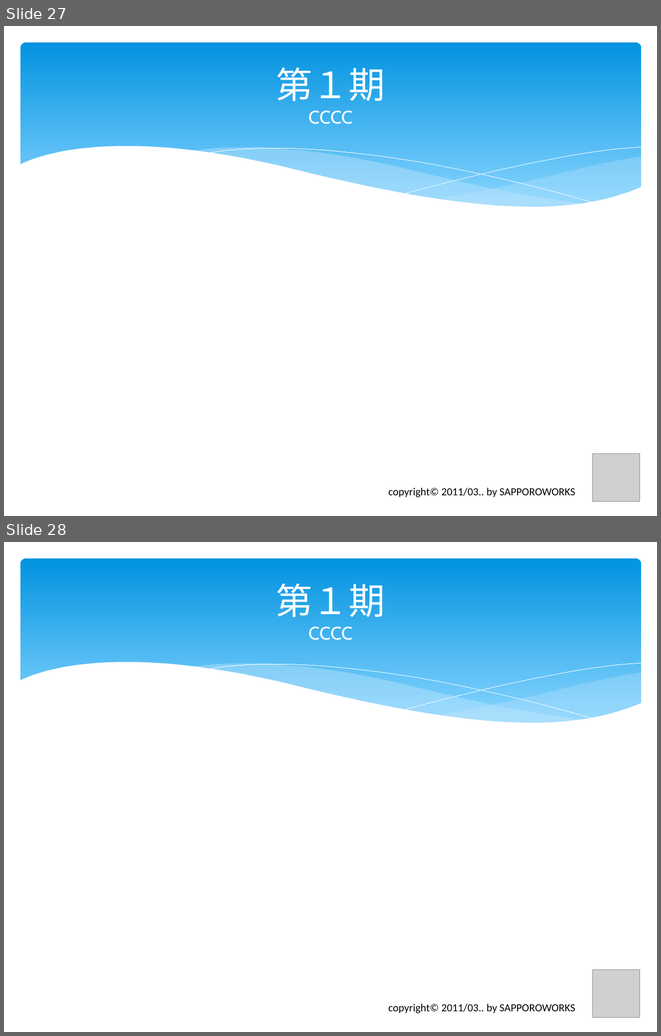
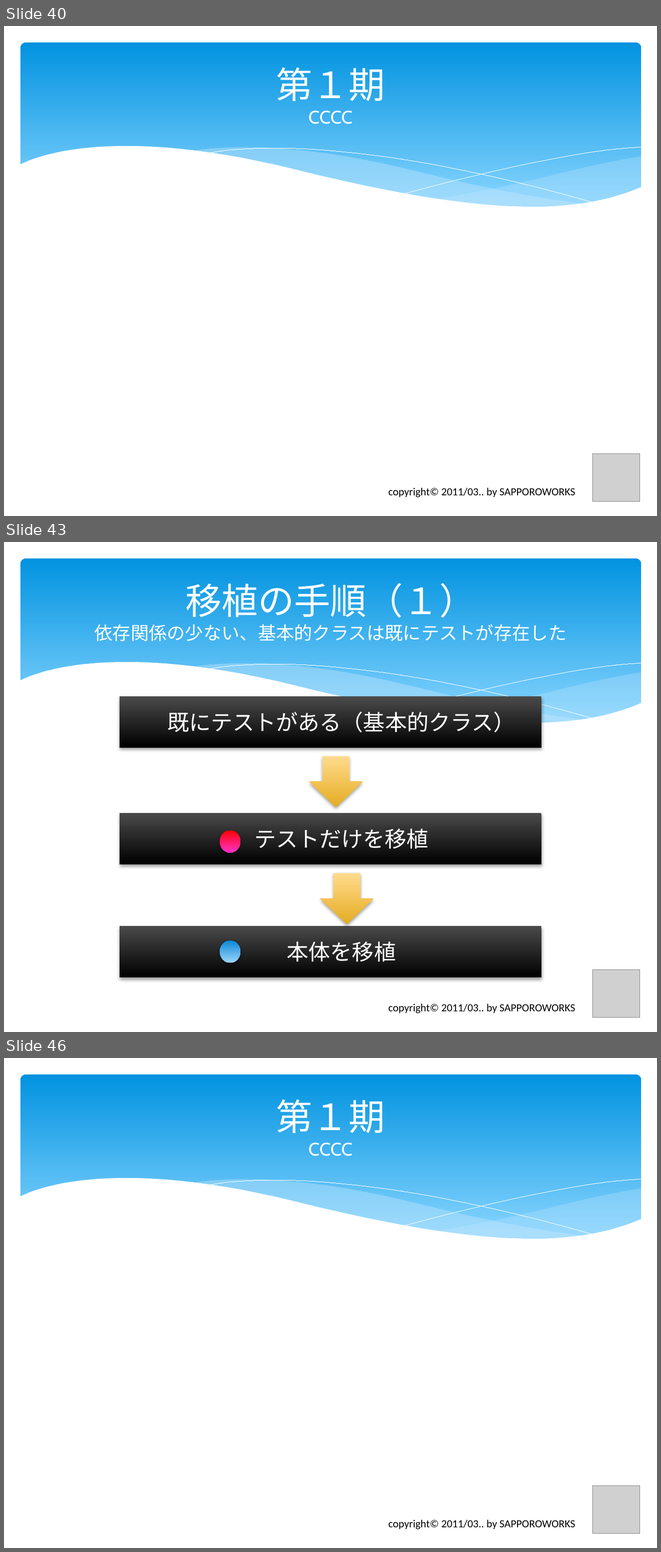
Before and after one commit to furuya02/clrh78, a slide deck: C# から Java へのプログラム移植で体験したTDDの効果は？.pptx. Shown one above the other, each under a label of ours: slides 27 and 28 before the commit, slides 40, 43 and 46 after it; the slides between them are not shown. The pictures are 661x1036 and 661x1552 pixels, drawn with LibreOffice and Linux fonts; fonts in the diff are those of the drawing; grey boxes stand for pictures. Boxes give left, top, right and bottom in pixels: in the first picture for what was removed or moved away, otherwise in the second. Text is boxed around its words. In the diff, an @@ line names an element or a change of style, - is before the commit and + after.

```diff
--- a/C# から Java へのプログラム移植で体験したTDDの効果は？.pptx
+++ b/C# から Java へのプログラム移植で体験したTDDの効果は？.pptx
@@ slide 43 added at box(4, 542, 657, 1032), background #FFFFFF; not listed: 6 template elements that a slide beside it also shows @@
@@ title added at box(95, 583, 567, 641), 20 pt, text #FFFFFF @@
+移植の手順（１）
+依存関係の少ない、基本的クラスは既にテストが存在した
@@ rectangle added at box(120, 696, 541, 747), fill gradient #4B4B4B to #000000, 24 pt, text #FFFFFF @@
+既にテストがある（基本的クラス）
@@ down arrow added at box(309, 756, 362, 807), fill gradient #FFDB8E to #E6AD22 @@
@@ rectangle added at box(120, 812, 541, 864), fill gradient #4B4B4B to #000000, 24 pt, text #FFFFFF @@
+テストだけを移植
@@ ellipse added at box(220, 830, 240, 852), fill gradient #FF0000 to #FF33CC @@
@@ down arrow added at box(320, 873, 373, 924), fill gradient #FFDB8E to #E6AD22 @@
@@ rectangle added at box(120, 926, 541, 978), fill gradient #4B4B4B to #000000, 24 pt, text #FFFFFF @@
+本体を移植
@@ ellipse added at box(220, 941, 240, 962), fill gradient #0B87D6 to #9BD5FA @@
@@ picture added at box(593, 969, 640, 1017) @@
@@ text added at box(388, 1003, 575, 1013), 12 pt, text #000000 @@
+copyright© 2011/03.. by SAPPOROWORKS
@@ what was slide 27 is now slide 40 @@
@@ what was slide 28 is now slide 46 @@
```
Also in this commit, not shown: 4 slides changed, 16 other slides added.
